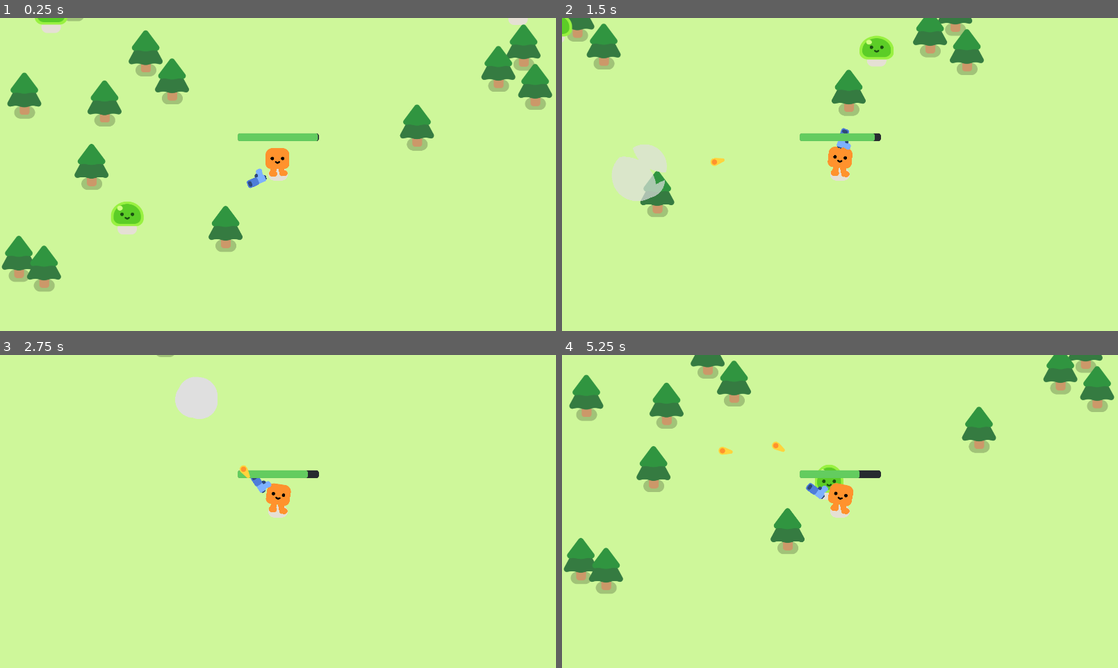
Above: before the commit, frames 1-4 (two rows, left to right).
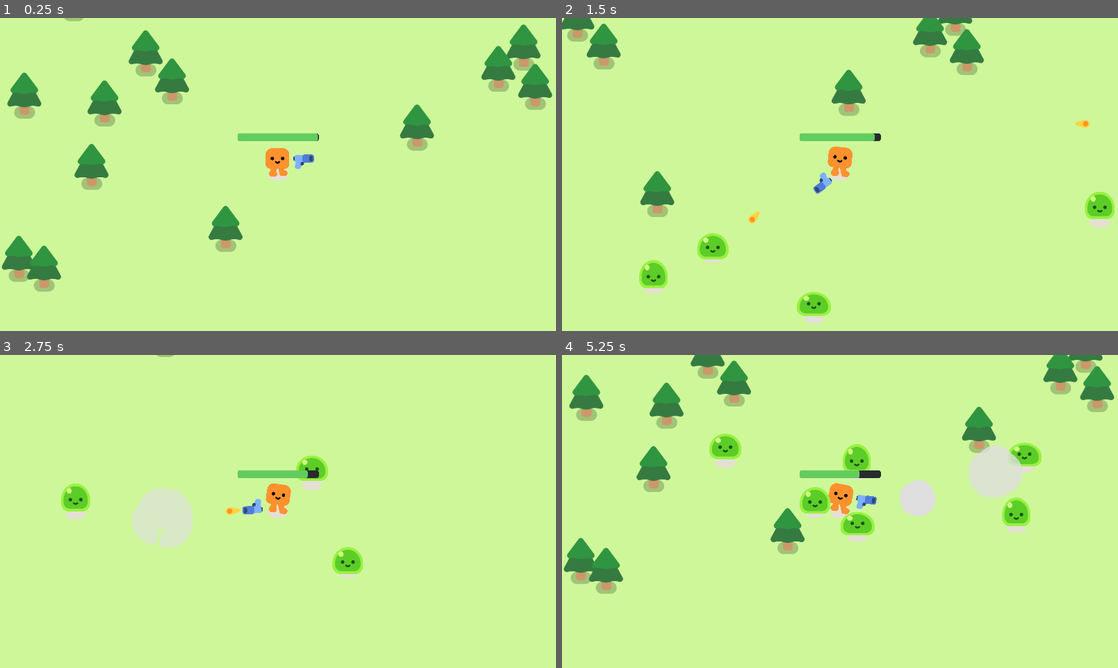
Above: after the commit, the same moments.

Repository: lagraham337/Slimes
Game: Godot game, scene res://slime_survivor.tscn
Same seed, same stepped clock (60 frames per second), same inputs: the game is played once before the commit and once after it. Before the commit the project starts from res://vampire_survivor.tscn.
Inputs:
- Up to frame 1 (0.25 s): no input
- Up to frame 2 (1.5 s): hold D (move_right) 0.53-1.28 s; hold S (move_down) from 1.28 s (still down)
- Up to frame 3 (2.75 s): release S (move_down) at 2.03 s; hold D (move_right) from 2.03 s (still down)
- Up to frame 4 (5.25 s): release D (move_right) at 2.78 s; hold W (move_up) 2.78-3.53 s; hold A (move_left) 3.53-5.03 s; hold S (move_down) from 5.03 s (still down)

The runs differ from the first frame. In frame 1, 1.0% of the frame differs, in the area x 6-95%, y 0-70%; in frame 2, 4.0%; in frame 3, 4.0%; in frame 4, 4.7%, in the area x 26-87%, y 25-60%.

Commit message:
mobs spawn randomly

Diff:
--- a/project.godot
+++ b/project.godot
@@ -75,7 +75,7 @@
 [application]
 
 config/name="Your First 2D Game With Godot 4: START (GDQuest)"
-run/main_scene="res://vampire_survivor.tscn"
+run/main_scene="res://slime_survivor.tscn"
 config/features=PackedStringArray("4.2", "Forward Plus")
 config/icon="res://icon.png"
 
--- /dev/null
+++ b/slime_survivor.gd
@@ -0,0 +1,12 @@
+extends Node2D
+
+
+func spawn_mob():
+	var new_mob = preload("res://mob.tscn").instantiate()
+	%PathFollow2D.progress_ratio = randf()
+	new_mob.global_position = %PathFollow2D.global_position
+	add_child(new_mob)
+
+
+func _on_timer_timeout():
+	spawn_mob()
--- /dev/null
+++ b/slime_survivor.tscn
@@ -0,0 +1,88 @@
+[gd_scene load_steps=6 format=3 uid="uid://dbodxd28wglrw"]
+
+[ext_resource type="Texture2D" uid="uid://4a1ohshmoccx" path="res://background/grass2.png" id="1_uvcih"]
+[ext_resource type="Script" path="res://slime_survivor.gd" id="1_xsgwp"]
+[ext_resource type="PackedScene" uid="uid://fth1qfyd0lyc" path="res://player.tscn" id="2_sluic"]
+[ext_resource type="PackedScene" uid="uid://ch448kd6026rs" path="res://pine_tree.tscn" id="4_lqi50"]
+
+[sub_resource type="Curve2D" id="Curve2D_6ayp2"]
+_data = {
+"points": PackedVector2Array(0, 0, 0, 0, -289.166, -299.069, 0, 0, 0, 0, 2232.82, -287.358, 0, 0, 0, 0, 2228.85, 1404.39, 0, 0, 0, 0, -317, 1388, 0, 0, 0, 0, -315.012, -278.841)
+}
+point_count = 5
+
+[node name="Game" type="Node2D"]
+y_sort_enabled = true
+script = ExtResource("1_xsgwp")
+
+[node name="CanvasLayer" type="CanvasLayer" parent="."]
+layer = -1
+
+[node name="ColorRect" type="ColorRect" parent="CanvasLayer"]
+offset_right = 1938.0
+offset_bottom = 1101.0
+color = Color(0.808824, 0.968792, 0.60462, 1)
+
+[node name="TextureRect" type="TextureRect" parent="CanvasLayer"]
+visible = false
+offset_right = 1927.0
+offset_bottom = 1078.0
+texture = ExtResource("1_uvcih")
+
+[node name="Player" parent="." instance=ExtResource("2_sluic")]
+position = Vector2(951, 692)
+
+[node name="Path2D" type="Path2D" parent="Player"]
+position = Vector2(-949.113, -607.094)
+scale = Vector2(1.00595, 0.939266)
+curve = SubResource("Curve2D_6ayp2")
+
+[node name="PathFollow2D" type="PathFollow2D" parent="Player/Path2D"]
+unique_name_in_owner = true
+position = Vector2(-289.166, -299.069)
+rotation = 0.00464365
+
+[node name="PineTree" parent="." instance=ExtResource("4_lqi50")]
+position = Vector2(493, 331)
+
+[node name="PineTree2" parent="." instance=ExtResource("4_lqi50")]
+position = Vector2(769, 937)
+
+[node name="PineTree3" parent="." instance=ExtResource("4_lqi50")]
+position = Vector2(1798, 311)
+
+[node name="PineTree4" parent="." instance=ExtResource("4_lqi50")]
+position = Vector2(1711, 385)
+
+[node name="PineTree5" parent="." instance=ExtResource("4_lqi50")]
+position = Vector2(1838, 447)
+
+[node name="StaticBody2D" parent="." instance=ExtResource("4_lqi50")]
+position = Vector2(351, 504)
+
+[node name="StaticBody2D2" parent="." instance=ExtResource("4_lqi50")]
+position = Vector2(306, 723)
+
+[node name="StaticBody2D3" parent="." instance=ExtResource("4_lqi50")]
+position = Vector2(244, 141)
+
+[node name="StaticBody2D4" parent="." instance=ExtResource("4_lqi50")]
+position = Vector2(584, 428)
+
+[node name="StaticBody2D5" parent="." instance=ExtResource("4_lqi50")]
+position = Vector2(74, 477)
+
+[node name="StaticBody2D6" parent="." instance=ExtResource("4_lqi50")]
+position = Vector2(55, 1040)
+
+[node name="StaticBody2D7" parent="." instance=ExtResource("4_lqi50")]
+position = Vector2(142, 1074)
+
+[node name="StaticBody2D8" parent="." instance=ExtResource("4_lqi50")]
+position = Vector2(1430, 587)
+
+[node name="Timer" type="Timer" parent="."]
+wait_time = 0.3
+autostart = true
+
+[connection signal="timeout" from="Timer" to="." method="_on_timer_timeout"]
--- a/vampire_survivor.tscn
+++ /dev/null
@@ -1,74 +0,0 @@
-[gd_scene load_steps=5 format=3 uid="uid://d0tncbko415i7"]
-
-[ext_resource type="PackedScene" uid="uid://fth1qfyd0lyc" path="res://player.tscn" id="1_fmn0e"]
-[ext_resource type="PackedScene" uid="uid://cmds2yu4eionv" path="res://mob.tscn" id="2_jwysm"]
-[ext_resource type="PackedScene" uid="uid://ch448kd6026rs" path="res://pine_tree.tscn" id="2_max1k"]
-[ext_resource type="Texture2D" uid="uid://4a1ohshmoccx" path="res://background/grass2.png" id="4_ptsqh"]
-
-[node name="Game" type="Node2D"]
-y_sort_enabled = true
-
-[node name="CanvasLayer" type="CanvasLayer" parent="."]
-layer = -1
-
-[node name="ColorRect" type="ColorRect" parent="CanvasLayer"]
-offset_right = 1938.0
-offset_bottom = 1101.0
-color = Color(0.808824, 0.968792, 0.60462, 1)
-
-[node name="TextureRect" type="TextureRect" parent="CanvasLayer"]
-visible = false
-offset_right = 1927.0
-offset_bottom = 1078.0
-texture = ExtResource("4_ptsqh")
-
-[node name="Player" parent="." instance=ExtResource("1_fmn0e")]
-position = Vector2(951, 692)
-
-[node name="Mob" parent="." instance=ExtResource("2_jwysm")]
-position = Vector2(358, 912)
-
-[node name="Mob3" parent="." instance=ExtResource("2_jwysm")]
-position = Vector2(153, 149)
-
-[node name="PineTree" parent="." instance=ExtResource("2_max1k")]
-position = Vector2(493, 331)
-
-[node name="PineTree2" parent="." instance=ExtResource("2_max1k")]
-position = Vector2(769, 937)
-
-[node name="PineTree3" parent="." instance=ExtResource("2_max1k")]
-position = Vector2(1798, 311)
-
-[node name="PineTree4" parent="." instance=ExtResource("2_max1k")]
-position = Vector2(1711, 385)
-
-[node name="PineTree5" parent="." instance=ExtResource("2_max1k")]
-position = Vector2(1838, 447)
-
-[node name="StaticBody2D" parent="." instance=ExtResource("2_max1k")]
-position = Vector2(351, 504)
-
-[node name="Mob2" parent="." instance=ExtResource("2_jwysm")]
-position = Vector2(1841, 122)
-
-[node name="StaticBody2D2" parent="." instance=ExtResource("2_max1k")]
-position = Vector2(306, 723)
-
-[node name="StaticBody2D3" parent="." instance=ExtResource("2_max1k")]
-position = Vector2(244, 141)
-
-[node name="StaticBody2D4" parent="." instance=ExtResource("2_max1k")]
-position = Vector2(584, 428)
-
-[node name="StaticBody2D5" parent="." instance=ExtResource("2_max1k")]
-position = Vector2(74, 477)
-
-[node name="StaticBody2D6" parent="." instance=ExtResource("2_max1k")]
-position = Vector2(55, 1040)
-
-[node name="StaticBody2D7" parent="." instance=ExtResource("2_max1k")]
-position = Vector2(142, 1074)
-
-[node name="StaticBody2D8" parent="." instance=ExtResource("2_max1k")]
-position = Vector2(1430, 587)
